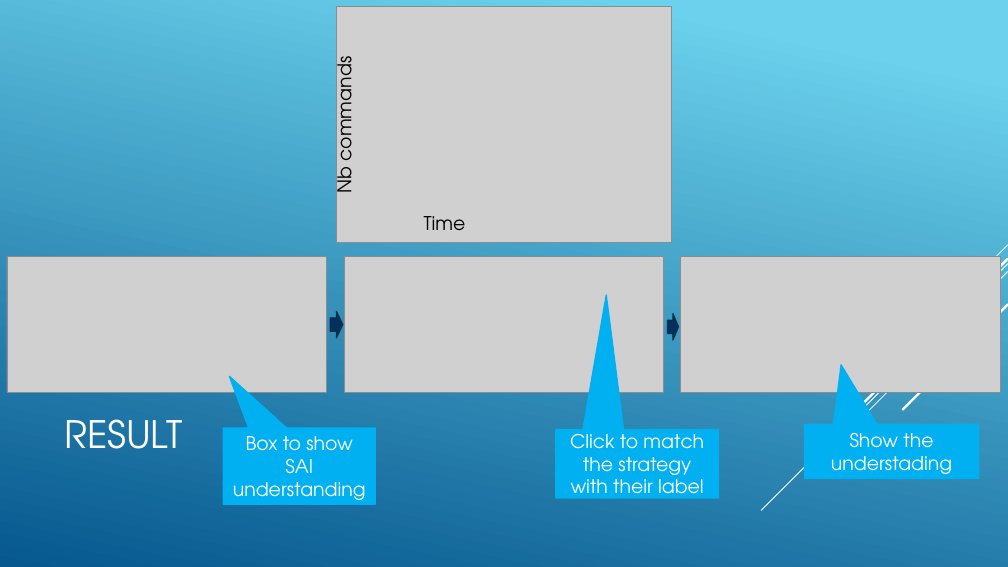
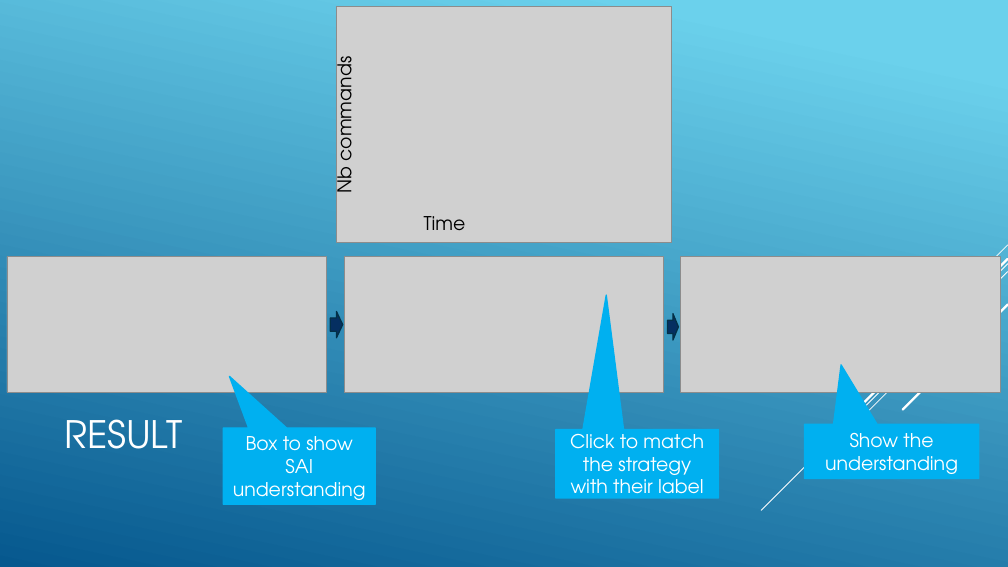
Before and after one commit to jnguyen1192/SIA, a slide deck: slide 18 of SAI_presentation.pptx. Drawn at 1008x567 pixels with LibreOffice and Linux fonts; fonts in the diff are those of the drawing; grey boxes stand for pictures. Boxes give left, top, right and bottom in pixels: in the first picture for what was removed or moved away, otherwise in the second. Text is boxed around its words. In the diff, an @@ line names an element or a change of style, - is before the commit and + after.

```diff
--- a/SAI_presentation.pptx
+++ b/SAI_presentation.pptx
@@ text in speech box at (825,433,958,474): text changed @@
-Show the understading
+Show the understanding
```
